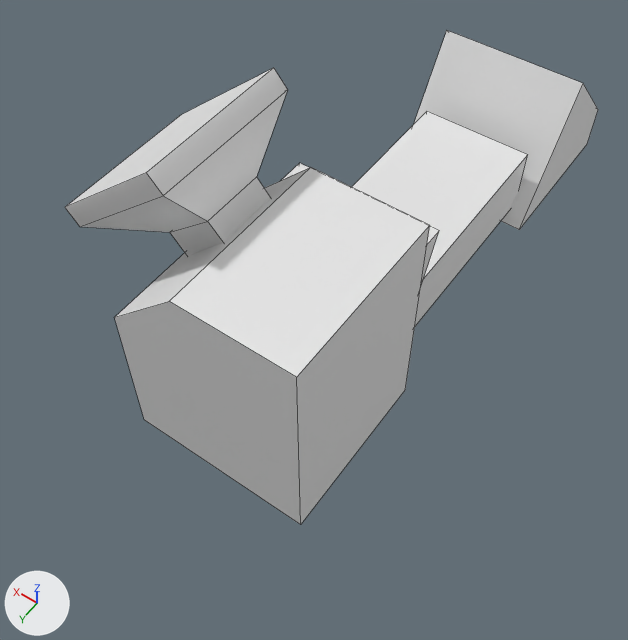
A saved change to the FBX model Assets/ueda/Factory/factory_line_a.FBX.
The view is the same before and after, from a 50 mm lens placed at (-0.82, 1.61, 1.8), pointed at (0.0, 0.46, 0.0). Lighting does not change. The marker at lower left points along +X, +Y and +Z. Mesh edges are drawn as thin lines. Where no turn or scale is listed for an object, it has been applied to the vertices.

Objects in the first picture: 'line_a'.
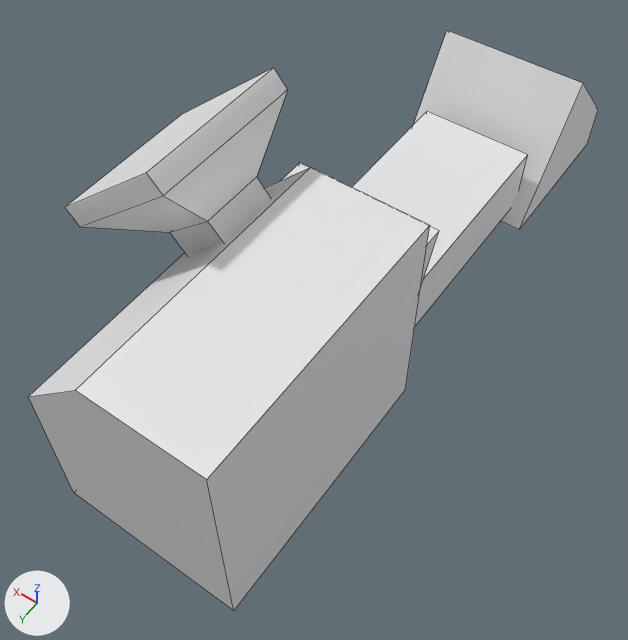
The newer file is also rescaled (x2.483), turned or shifted as a whole; pictures and numbers use the older file's frame.

What differs and where, as boxes (x1, y1, x2, y2) in the pictures (628 x 640 px; the box of a moved part takes in the faces that stretch with it):
'line_a', reshaped (7% wider, 17% taller): before (65, 30, 598, 525); after (28, 30, 598, 611)
part 1 of me_mesh, moved or reshaped: before (115, 129, 425, 525); after (28, 129, 425, 611)

The change, as a list of edits to the scene's bpy script:
```text
Change me_mesh:
    where me_mesh.from_pydata(...)  # 50 vertices, 39 faces; spans x -0.26..0.47, y -0.83..0.88, z -0.19..0.67
    used by ob_line_a; location = (0.0, 0.0, 0.0)
    me_mesh part 1: all 9 vertices in x -0.26..0.26, y 0.83..0.88, z -0.18..0.46 are scaled about their middle by (1, 3, 1), then moved by (0.0, 0.21, 0.0)
```
